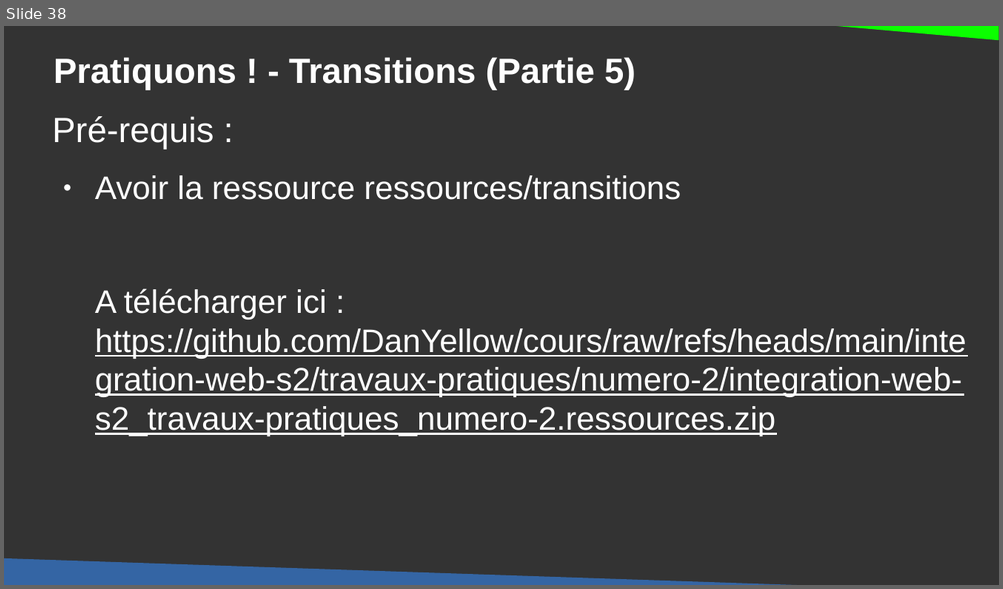
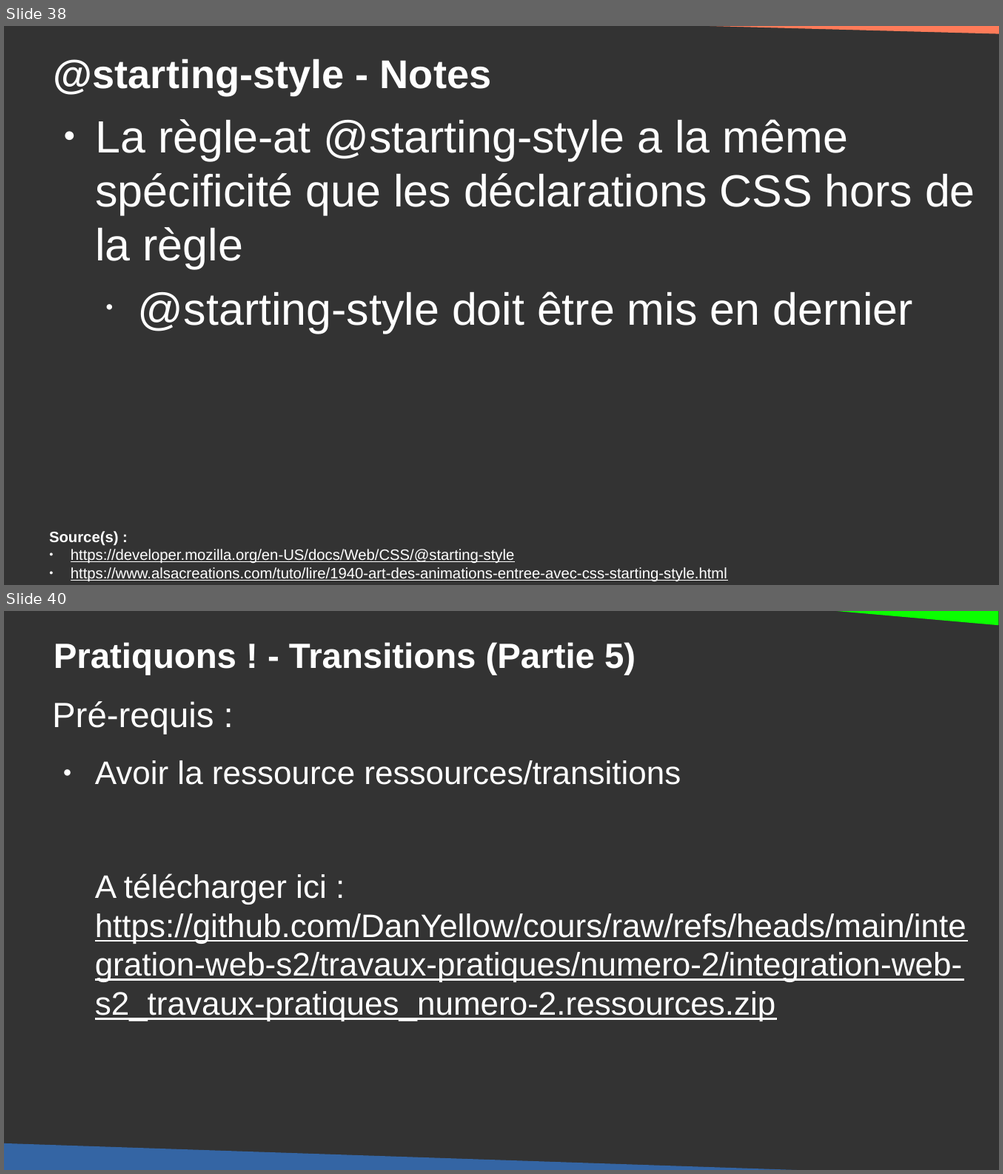
Before and after one commit to DanYellow/cours, a slide deck: integration-web-s2/travaux-pratiques/numero-2/presentation.odp. Shown one above the other, each under a label of ours: slide 38 before the commit, slides 38 and 40 after it; the slides between them are not shown. The pictures are 1003x589 and 1003x1174 pixels, drawn with LibreOffice and Linux fonts; fonts in the diff are those of the drawing. Boxes give left, top, right and bottom in pixels: in the first picture for what was removed or moved away, otherwise in the second. Text is boxed around its words. In the diff, an @@ line names an element or a change of style, - is before the commit and + after.

```diff
--- a/integration-web-s2/travaux-pratiques/numero-2/presentation.odp
+++ b/integration-web-s2/travaux-pratiques/numero-2/presentation.odp
@@ slide 38 added at <box>4,26,999,585</box>, background #333333 @@
@@ right triangle added at <box>548,26,999,36</box>, fill #FF7B59 @@
@@ title added at <box>54,59,491,95</box>, 32 pt, text #FFFFFF, bold @@
+@starting-style - Notes
@@ text added at <box>95,119,975,334</box>, 36 pt, text #FFFFFF @@
+● La règle-at @starting-style a la même spécificité que les déclarations CSS hors de la règle
+  • @starting-style doit être mis en dernier
@@ text added at <box>49,531,727,582</box>, 12 pt, text #FFFFFF, underline @@
+Source(s) :
+● https://developer.mozilla.org/en-US/docs/Web/CSS/@starting-style
+● https://www.alsacreations.com/tuto/lire/1940-art-des-animations-entree-avec-css-starting-style.html
@@ what was slide 38 is now slide 40 @@
```
Also in this commit, not shown: 2 slides changed, 1 other slide added, 1 other file.
